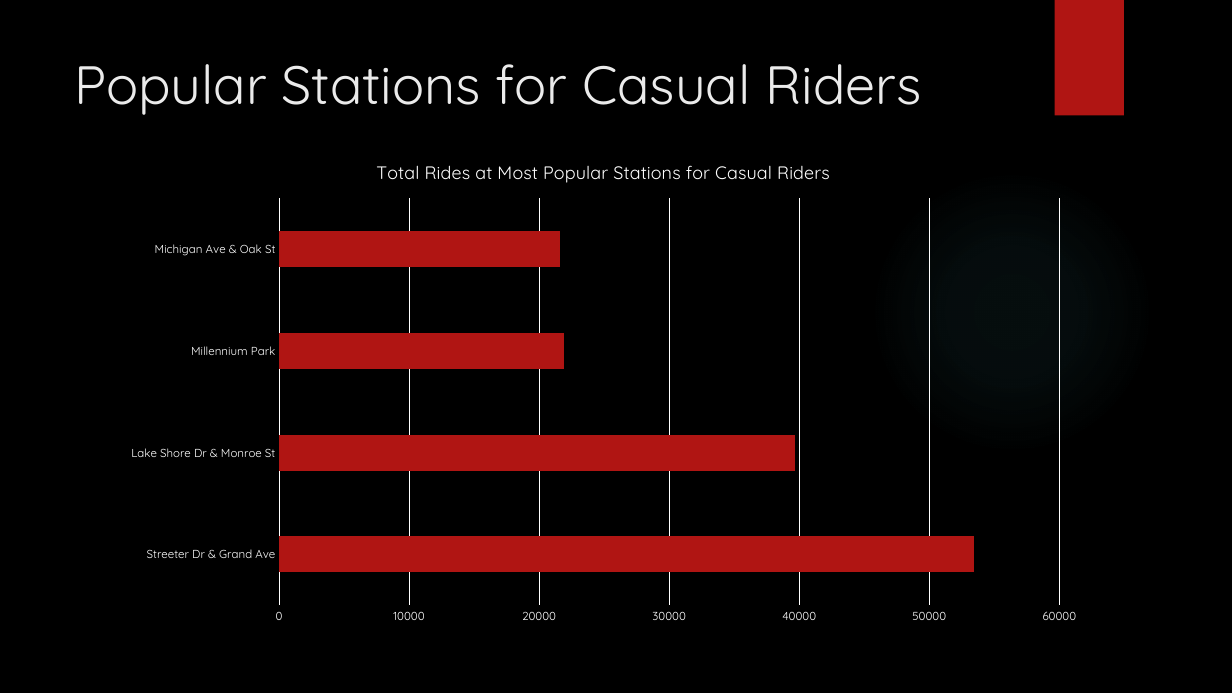
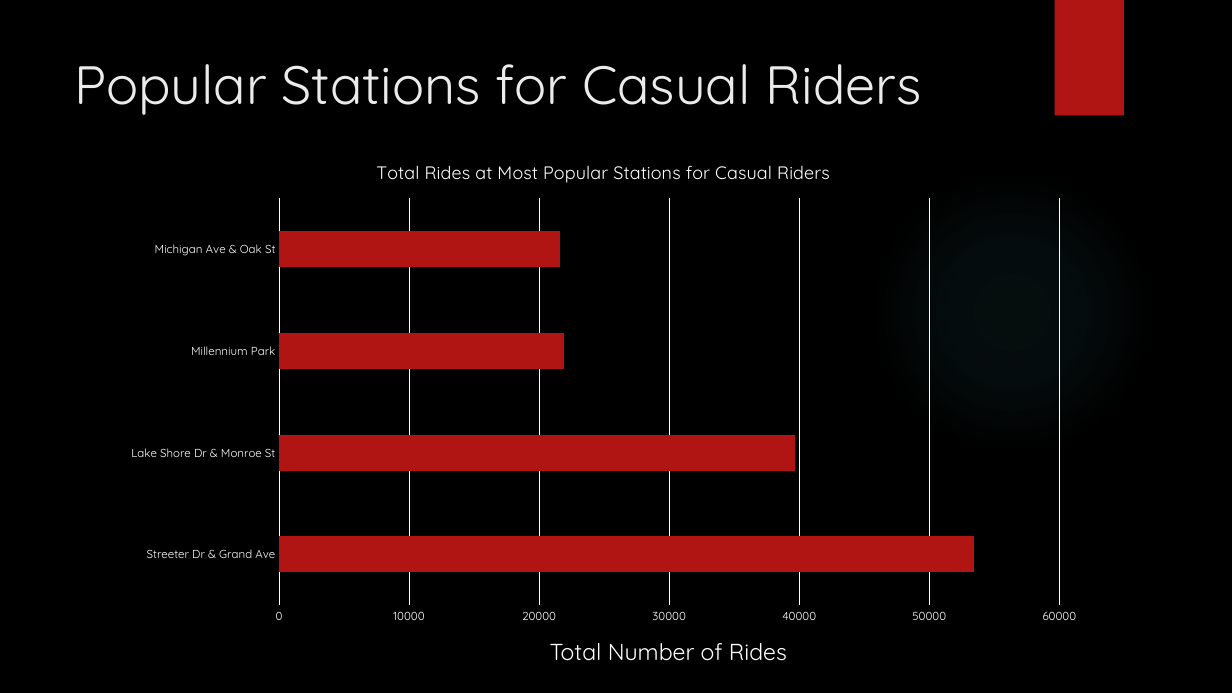
Before and after one commit to caleb-mar/Google-Data-Analytics-Captsone, a slide deck: slide 11 of Captsone Presentation.pptx. Drawn at 1232x693 pixels with LibreOffice and Linux fonts; fonts in the diff are those of the drawing; background and template pictures are left out. Boxes give left, top, right and bottom in pixels: in the first picture for what was removed or moved away, otherwise in the second. Text is boxed around its words. In the diff, an @@ line names an element or a change of style, - is before the commit and + after.

```diff
--- a/Captsone Presentation.pptx
+++ b/Captsone Presentation.pptx
@@ text added at <box>550,643,787,661</box>, 18 pt, text #FFFFFF @@
+Total Number of Rides
```
Also in this commit, not shown: 2 other slides changed.
